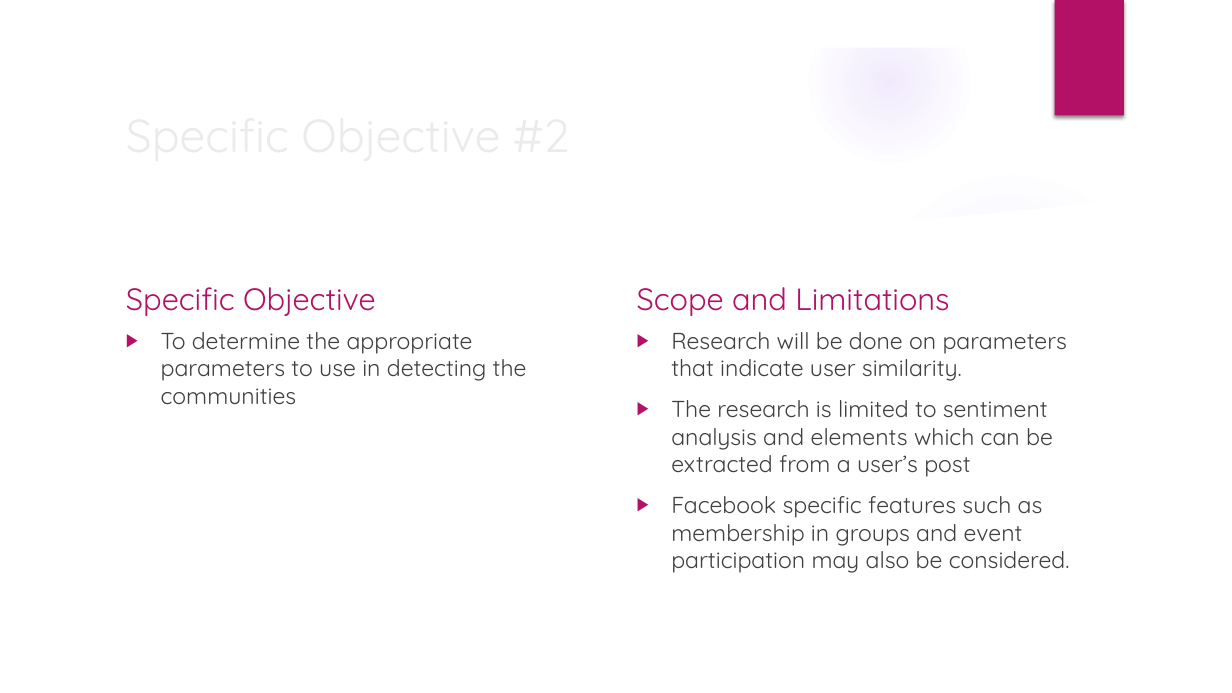
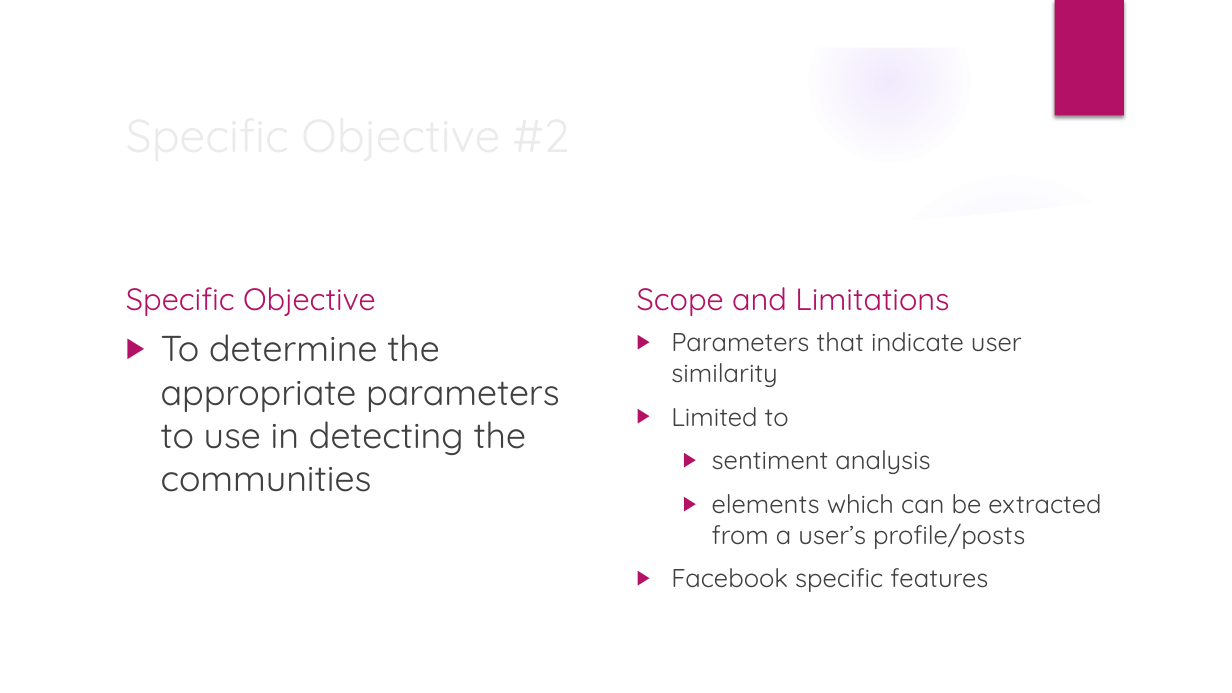
Before and after one commit to JNM-2T17/STMETRE, a slide deck: slide 9 of STMETRE_FernandezPobleteSanPedroTan_Presentation_v1.pptx (slide 10 before the commit). Drawn at 1232x693 pixels with LibreOffice and Linux fonts; fonts in the diff are those of the drawing; background and template pictures are left out. Boxes give left, top, right and bottom in pixels: in the first picture for what was removed or moved away, otherwise in the second. Text is boxed around its words. In the diff, an @@ line names an element or a change of style, - is before the commit and + after.

Commit message:
Update

```diff
--- a/STMETRE_FernandezPobleteSanPedroTan_Presentation_v1.pptx
+++ b/STMETRE_FernandezPobleteSanPedroTan_Presentation_v1.pptx
@@ text "To determine the appropriate parameters ..." at (x1=161, y1=334, x2=560, y2=492): size 18 to 28 pt @@
@@ text at (x1=671, y1=332, x2=1101, y2=592): text changed; size 18 to 20 pt @@
-▶ Research will be done on parameters that indicate user similarity.
-▶ The research is limited to sentiment analysis and elements which can be extracted from a user’s post
-▶ Facebook specific features such as membership in groups and event participation may also be considered.
+▶ Parameters that indicate user similarity
+▶ Limited to
+  ▶ sentiment analysis
+  ▶ elements which can be extracted from a user’s profile/posts
+▶ Facebook specific features
```
Also in this commit, not shown: 7 other slides changed, 2 slides added, 2 slides removed.
